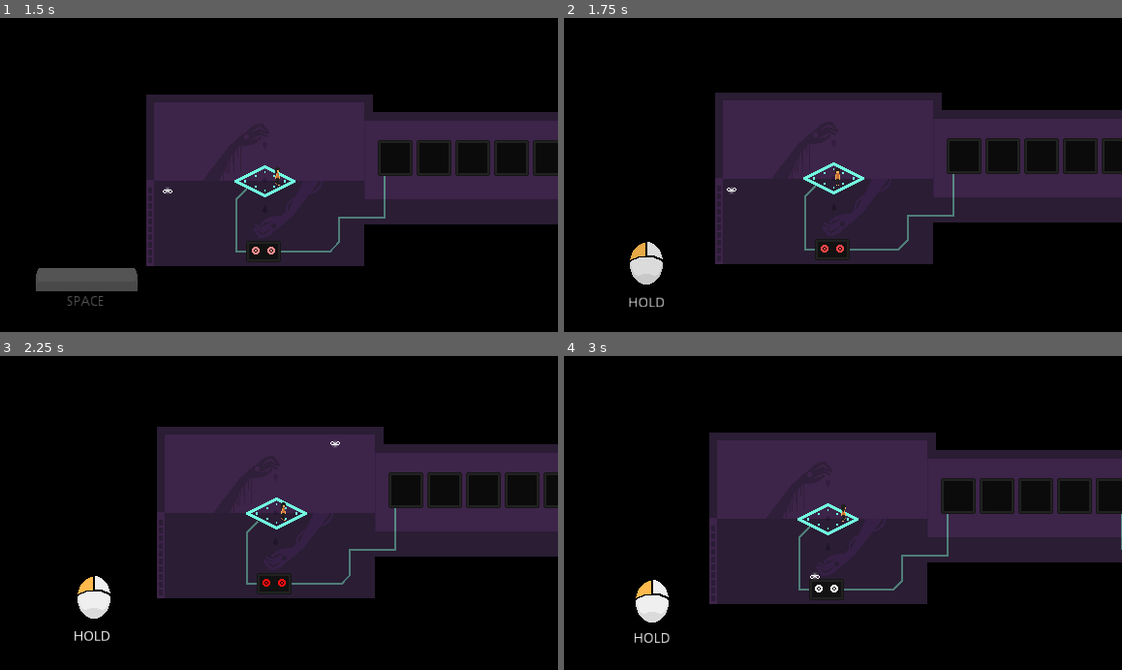
Above: before the commit, frames 1-4 (two rows, left to right).
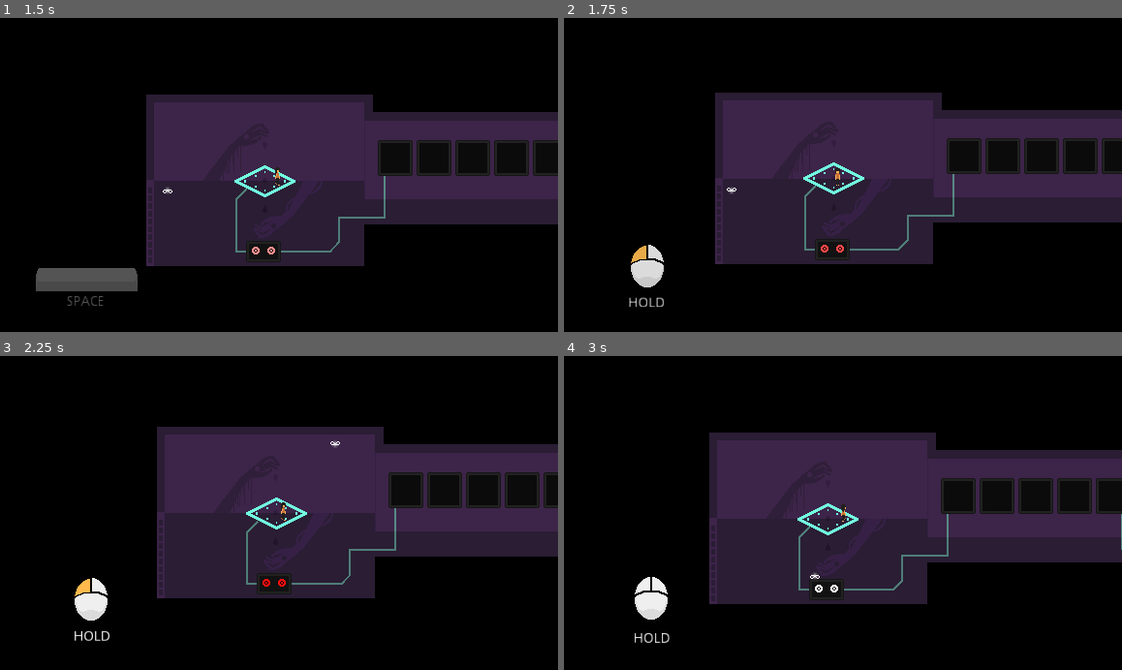
Above: after the commit, the same moments.

Repository: Lilith-In-Starlight/xau
Game: Godot game, scene res://game.tscn
Two runs of this game, one before a commit and one after it. Both use one fixed random seed, a clock stepped at 60 frames per second and the inputs below.
Inputs (mouse positions are in pixels of both pictures, inside the frame that each line leads up to):
- Up to frame 1 (1.5 s): move the mouse to (401, 159) at 0.52 s; press the mouse at (401, 159) at 0.53 s; hold D (right) 0.53-1.28 s; move the mouse to (167, 190) at 1.27 s; release the mouse at (167, 190) at 1.28 s; hold S (down) from 1.28 s (still down); tap Space (confirm) at 1.35 s
- Up to frame 2 (1.75 s): keep holding S (down); click (731, 190) at 1.55 s
- Up to frame 3 (2.25 s): move the mouse to (334, 443) at 2.02 s; release S (down) at 2.03 s; press the mouse at (334, 443) at 2.03 s; hold D (right) from 2.03 s (still down)
- Up to frame 4 (3 s): move the mouse to (815, 575) at 2.77 s; release D (right) at 2.78 s; release the mouse at (815, 575) at 2.78 s; hold W (up) from 2.78 s (still down); right-click (815, 575) at 2.85 s

Frame 1 is identical in both runs. In frame 2, 0.2% of the frame differs, in the area x 11-18%, y 71-86%; in frame 3, 0.2%; in frame 4, 0.3%, in the area x 12-19%, y 70-85%.

Commit message:
Connected door in room 2 to the and gate

Diff:
--- a/areas/house/house_room_2.tscn
+++ b/areas/house/house_room_2.tscn
@@ -65,10 +65,18 @@
 
 [node name="PuzzleAndGate" parent="." instance=ExtResource( 11 )]
 position = Vector2( 196, 319 )
+inputs = [ NodePath("../PuzzleSequence/PuzzleGrid4"), NodePath("../PuzzleGrid3") ]
 
 [node name="Cable4" type="Line2D" parent="."]
 self_modulate = Color( 0.9, 0.9, 0.9, 1 )
-points = PoolVector2Array( 196, 322, 196, 330, 164, 330 )
+points = PoolVector2Array( 196, 322, 196, 334, 163, 334, 163, 335 )
+width = 2.0
+default_color = Color( 1, 1, 1, 1 )
+script = ExtResource( 9 )
+required_puzzle = NodePath("../PuzzleAndGate")
+
+[node name="Cable5" type="Line2D" parent="."]
+points = PoolVector2Array( 163, 320, 163, 334 )
 width = 2.0
 default_color = Color( 1, 1, 1, 1 )
 script = ExtResource( 9 )
@@ -292,6 +300,9 @@
 texture = ExtResource( 8 )
 centered = false
 
+[node name="Door2" parent="." instance=ExtResource( 10 )]
+position = Vector2( 139, 335 )
+
 [node name="WorldCollision" type="StaticBody2D" parent="."]
 visible = false
 z_index = 99
@@ -304,4 +315,5 @@
 [node name="CollisionPolygon2D2" type="CollisionPolygon2D" parent="WorldCollision"]
 polygon = PoolVector2Array( 56, 253, 70, 253, 70, 210, 304, 210, 304, 171, 500, 171, 500, 299, 491, 299, 491, 176, 435, 176, 435, 214, 304, 214, 304, 218, 79, 218, 79, 261, 56, 261 )
 
+[connection signal="was_solved" from="PuzzleAndGate" to="Door2" method="_on_required_was_solved"]
 [connection signal="was_solved" from="PuzzleGrid3" to="Door" method="_on_required_was_solved"]
--- a/gui/tutorial.tscn
+++ b/gui/tutorial.tscn
@@ -99,7 +99,7 @@
 modulate = Color( 1, 1, 1, 0 )
 position = Vector2( -197, 80 )
 frames = SubResource( 12 )
-frame = 5
+frame = 1
 playing = true
 
 [node name="Label3" type="Label" parent="ClickHold"]
--- a/puzzle_elements/puzzle_sequence.gd
+++ b/puzzle_elements/puzzle_sequence.gd
@@ -16,7 +16,8 @@
 	for i in get_children():
 		if n != null:
 			i.required_puzzle = i.get_path_to(n)
-			n.connect("was_solved", i, "_on_required_was_solved")
+			if not n.is_connected("was_solved", i, "_on_required_was_solved"):
+				n.connect("was_solved", i, "_on_required_was_solved")
 		n = i
 
 
Not shown, changed: export_presets.cfg
